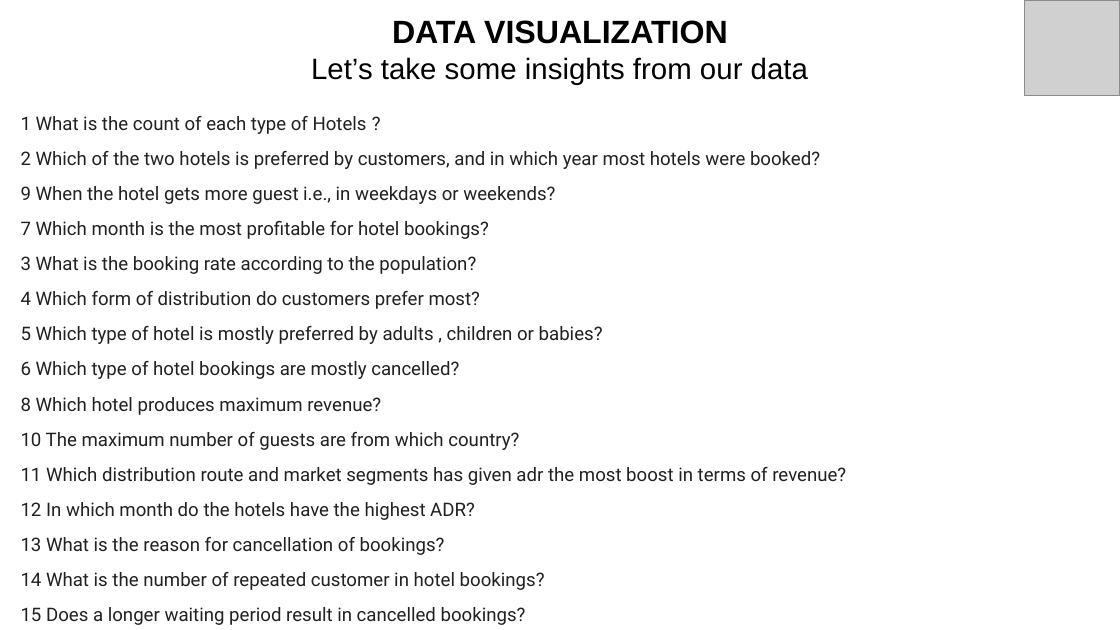
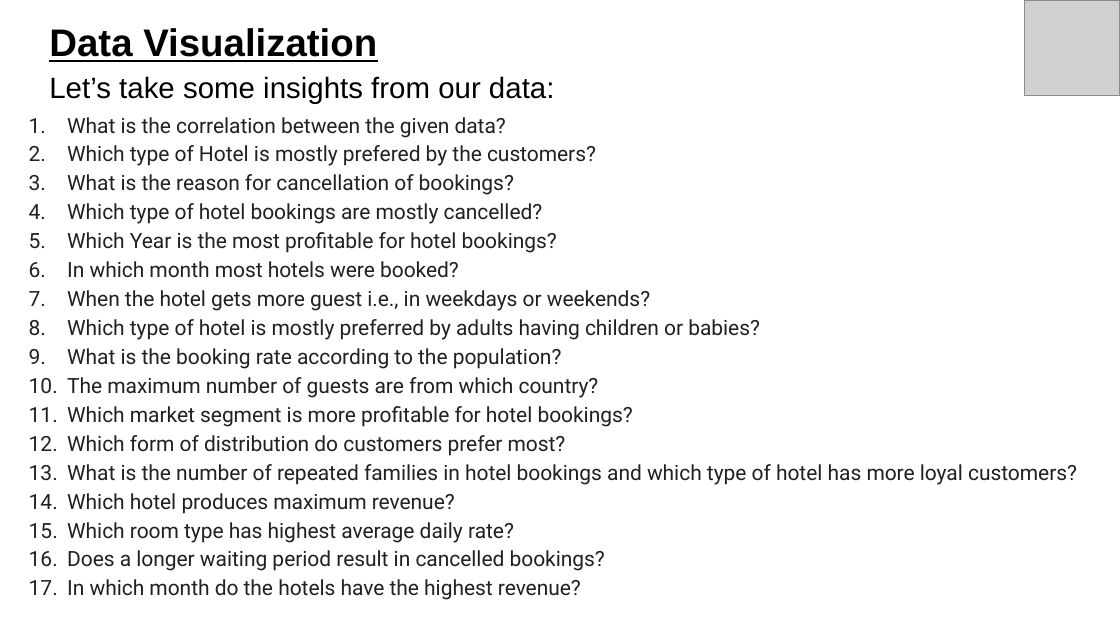
Before and after one commit to mayank021296/Hotel-Booking-Capstone-EDA-PRoject, a slide deck: slide 15 of Hotel Booking.pptx (slide 16 before the commit). Drawn at 1120x630 pixels with LibreOffice and Linux fonts; fonts in the diff are those of the drawing; grey boxes stand for pictures. Boxes give left, top, right and bottom in pixels: in the first picture for what was removed or moved away, otherwise in the second. Text is boxed around its words. In the diff, an @@ line names an element or a change of style, - is before the commit and + after.

```diff
--- a/Hotel Booking.pptx
+++ b/Hotel Booking.pptx
@@ title at <box>49,28,554,104</box>: text changed @@
-DATA VISUALIZATION
-Let’s take some insights from our data
+Data Visualization
+Let’s take some insights from our data:
@@ text at <box>67,117,1077,600</box>: text changed; size 12 to 13.5 pt @@
-1 What is the count of each type of Hotels ?
-2 Which of the two hotels is preferred by customers, and in which year most hotels were booked?
-9 When the hotel gets more guest i.e., in weekdays or weekends?
-7 Which month is the most profitable for hotel bookings?
-3 What is the booking rate according to the population?
-4 Which form of distribution do customers prefer most?
-5 Which type of hotel is mostly preferred by adults , children or babies?
-6 Which type of hotel bookings are mostly cancelled?
-8 Which hotel produces maximum revenue?
-10 The maximum number of guests are from which country?
-11 Which distribution route and market segments has given adr the most boost in terms of revenue?
-12 In which month do the hotels have the highest ADR?
-13 What is the reason for cancellation of bookings?
-14 What is the number of repeated customer in hotel bookings?
-15 Does a longer waiting period result in cancelled bookings?
+1. What is the correlation between the given data?
+2. Which type of Hotel is mostly prefered by the customers?
+3. What is the reason for cancellation of bookings?
+4. Which type of hotel bookings are mostly cancelled?
+5. Which Year is the most profitable for hotel bookings?
+6. In which month most hotels were booked?
+7. When the hotel gets more guest i.e., in weekdays or weekends?
+8. Which type of hotel is mostly preferred by adults having children or babies?
+9. What is the booking rate according to the population?
+10. The maximum number of guests are from which country?
+11. Which market segment is more profitable for hotel bookings?
+12. Which form of distribution do customers prefer most?
+13. What is the number of repeated families in hotel bookings and which type of hotel has more loyal customers?
+14. Which hotel produces maximum revenue?
+15. Which room type has highest average daily rate?
+16. Does a longer waiting period result in cancelled bookings?
+17. In which month do the hotels have the highest revenue?
```
Also in this commit, not shown: 26 other slides changed, 4 slides added, 3 slides removed.
